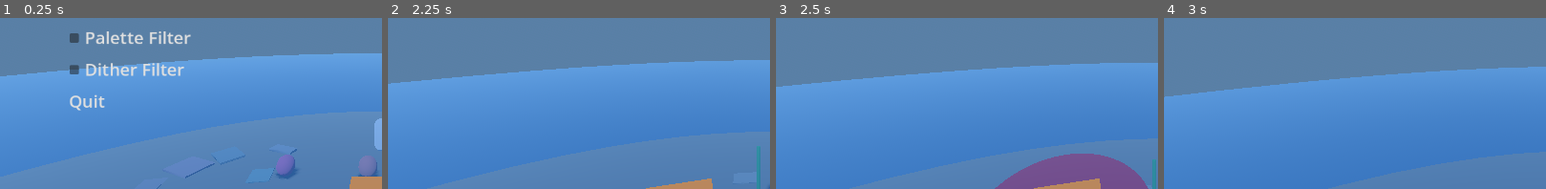
Above: before the commit, frames 1-4 (left to right).
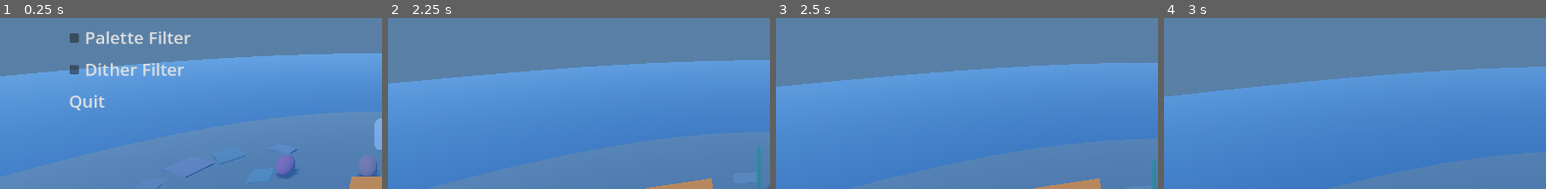
Above: after the commit, the same moments.

Repository: onebit-aidan-kris/scary-fish-jam
Game: Godot game, scene res://scenes/levels/fishing/fishing_level.tscn
Two runs of this game, one before a commit and one after it. Both use one fixed random seed, a clock stepped at 60 frames per second and the inputs below. This scene is started directly instead of the project's main scene.
Inputs (mouse positions are % of the whole screen's width and height, from its top left):
- Up to frame 1 (0.25 s): no input
- Up to frame 2 (2.25 s): click "Start Game" at 0.5 s; tap Enter at 1.25 s; move the mouse to (55, 37) at 1.27 s; hold W (move_forward) from 1.28 s (still down); tap E (interact) at 1.35 s; tap Space (jump) at 1.52 s; move the mouse to (45, 38) at 2.02 s; tap Ctrl (crouch) at 2.1 s
- Up to frame 3 (2.5 s): keep holding W (move_forward); tap Space (jump) at 2.27 s; tap E (interact) at 2.3 s
- Up to frame 4 (3 s): keep holding W (move_forward); move the mouse to (52, 35) at 2.77 s; tap E (interact) at 2.85 s
The pictures show only the part of the screen within x 0-50%, y 50-100%; the shares and areas given below are measured in that part.

Frames 1-2 are identical in both runs. In frame 3, 5.3% of the frame differs, in the area x 57-98%, y 79-100%; in frame 4, nothing differs.

Commit message:
hoisted sonar area

Diff:
--- a/project/scenes/levels/fishing/boat.gd
+++ b/project/scenes/levels/fishing/boat.gd
@@ -9,6 +9,9 @@
 var _input: PlayerInput
 var _cam_origin_pitch: float
 
+var sonar_cooldown_ticks: int = 0
+var sonar_cooldown_max: int = 120
+
 
 func _ready() -> void:
 	_input = gamestate.player_input
@@ -16,6 +19,9 @@
 
 
 func _physics_process(delta: float) -> void:
+	if sonar_cooldown_ticks > 0:
+		sonar_cooldown_ticks -= 1
+
 	if not _input:
 		return
 
@@ -37,3 +43,11 @@
 			_cam_origin_pitch + _input.look.x, -89.0, 10.0
 		)
 		_camera.rotation_degrees.y = _input.look.y
+
+
+func is_sonar_ready() -> bool:
+	return sonar_cooldown_ticks <= 0
+
+
+func trigger_sonar() -> void:
+	sonar_cooldown_ticks = sonar_cooldown_max
--- a/project/scenes/levels/fishing/fish.gd
+++ b/project/scenes/levels/fishing/fish.gd
@@ -4,30 +4,26 @@
 @onready var nav_agent: NavigationAgent3D = $NavigationAgent3D
 
 var child_mesh: MeshInstance3D
-var is_highlighted: bool = false
 
 var highlight_circle: MeshInstance3D
-var highlight_timer_ticks = 120 # Assume 60fps?
+
 
 func _ready() -> void:
 	child_mesh = get_node("MeshInstance3D")
 
 
-func _process(delta: float) -> void:
-	if is_highlighted:
-		if (highlight_circle.mesh as SphereMesh).radius > 0:
-			(highlight_circle.mesh as SphereMesh).radius -= 0.003
-		else:
-			is_highlighted = false
-			highlight_circle.queue_free()
-			highlight_circle = null
-			return
+func _process(_delta: float) -> void:
+	if highlight_circle and (highlight_circle.mesh as SphereMesh).radius > 0:
+		(highlight_circle.mesh as SphereMesh).radius -= 0.003
+	elif highlight_circle:
+		highlight_circle.queue_free()
+		highlight_circle = null
+
 
 # Highlights the fish in bright red.
 func highlight() -> void:
-	if is_highlighted:
+	if highlight_circle:
 		return
-	is_highlighted = true
 	# Calculate the y intersection above the fish with the WaterSurface
 	var water_surface: MeshInstance3D = get_tree().get_first_node_in_group("WaterSurface")
 	print("water surface is: ", water_surface)
@@ -57,5 +53,3 @@
 	highlight_circle.global_position = Vector3(fish_pos.x, intersection_y, fish_pos.z)
 
 	print("highlight_circle is at position: ", highlight_circle.global_position)
-
-	#(child_mesh.get_surface_override_material(0) as StandardMaterial3D).albedo_color = Color.RED
--- a/project/scenes/levels/fishing/sonar.gd
+++ b/project/scenes/levels/fishing/sonar.gd
@@ -3,10 +3,10 @@
 @onready var sonar_sound: AudioStreamPlayer3D = $AudioStreamPlayer3D
 @onready var _collision: CollisionShape3D = $CollisionShape3D
 @onready var _debug_mesh: MeshInstance3D = $DebugMesh
+@onready var _boat: Node = get_parent()
 
 var _input: PlayerInput
-var _last_input = false
-var _sonar_sound
+var _last_input: bool = false
 
 
 func _ready() -> void:
@@ -17,7 +17,8 @@
 func _process(_delta: float) -> void:
 	if _input.interact:
 		if not _last_input:
-			fire_sonar()
+			if _boat.is_sonar_ready():
+				fire_sonar()
 		_last_input = true
 	else:
 		_last_input = false
@@ -29,6 +30,7 @@
 #
 func fire_sonar() -> void:
 	sonar_sound.play()
+	_boat.trigger_sonar()
 	var overlapped_bodies: Array[Node3D] = get_overlapping_bodies()
 	print("overlapped bodies: ", overlapped_bodies)
 	for body in overlapped_bodies:
